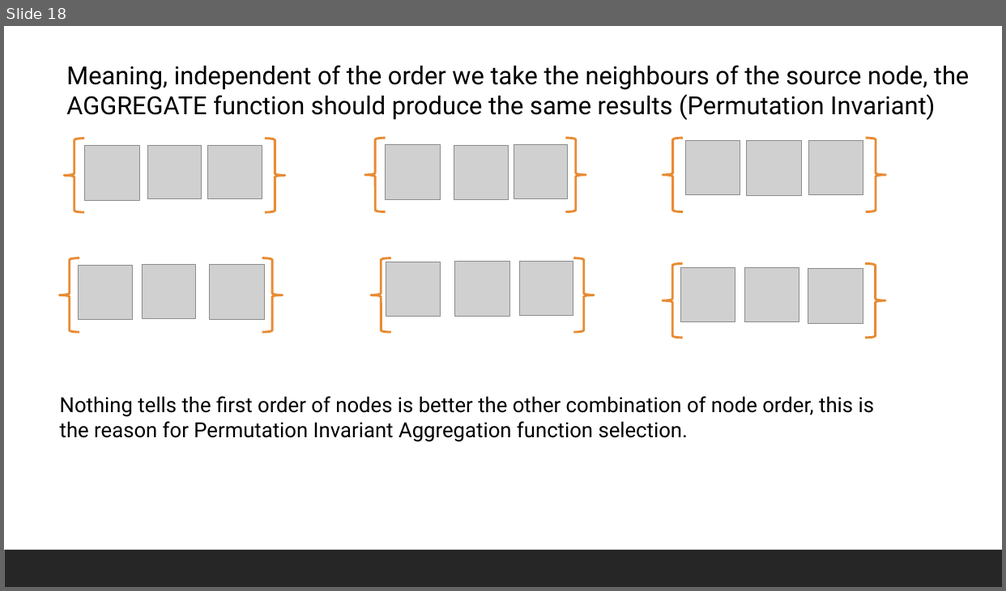
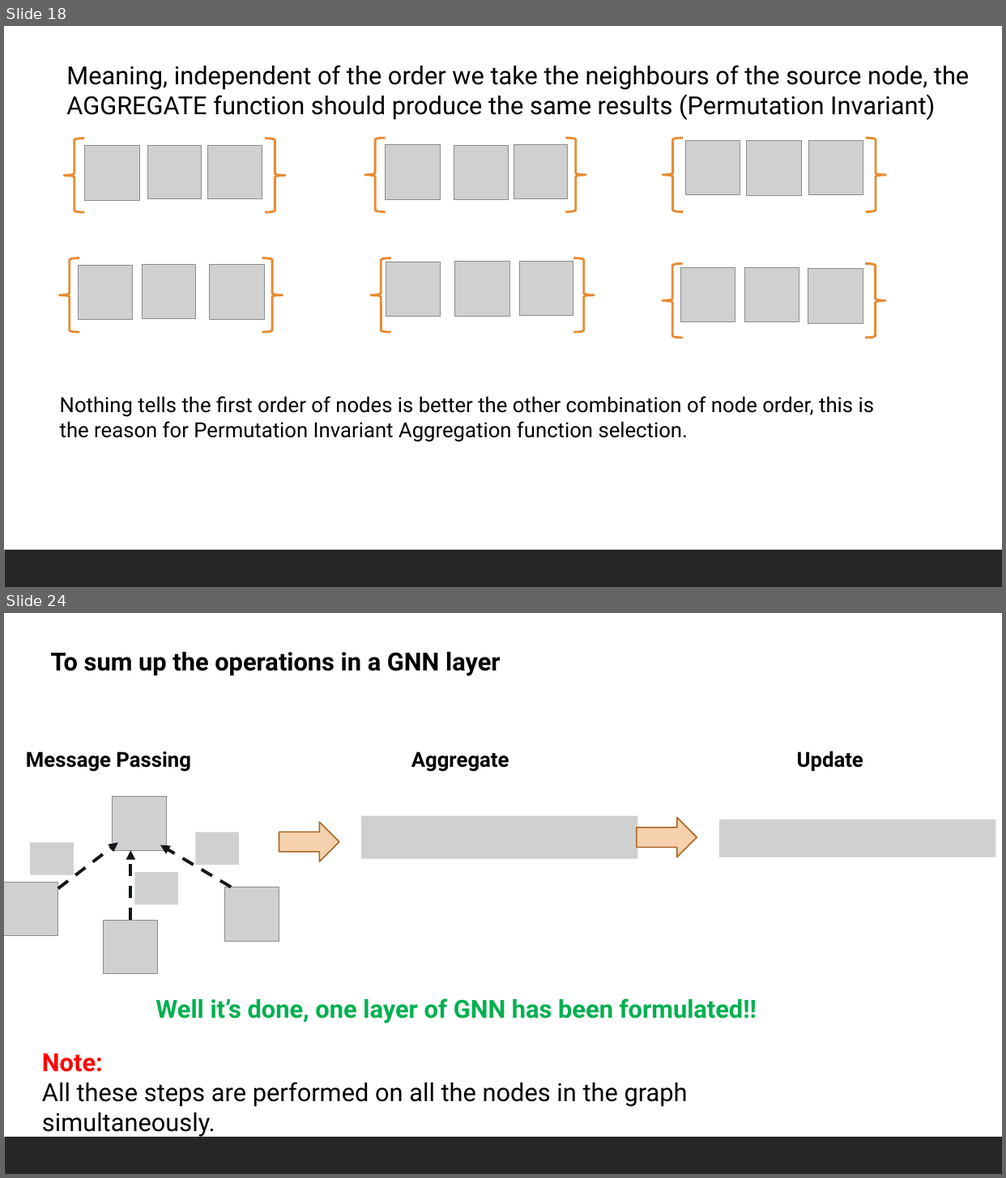
Before and after one commit to vmenan/gnn_workshop, a slide deck: Slides/Graph Neural Networks Theory and Application.pptx. Shown one above the other, each under a label of ours: slide 18 before the commit, slides 18 and 24 after it; the slides between them are not shown. The pictures are 1006x591 and 1006x1178 pixels, drawn with LibreOffice and Linux fonts; fonts in the diff are those of the drawing; grey boxes stand for pictures. Boxes give left, top, right and bottom in pixels: in the first picture for what was removed or moved away, otherwise in the second. Text is boxed around its words. In the diff, an @@ line names an element or a change of style, - is before the commit and + after.

Commit message:
Update 2.0

```diff
--- a/Slides/Graph Neural Networks Theory and Application.pptx
+++ b/Slides/Graph Neural Networks Theory and Application.pptx
@@ slide 24 added at [4,613,1002,1174], background #FFFFFF; not listed: 1 template element that a slide beside it also shows @@
@@ text added at [51,652,501,676], 24 pt, text #000000, bold @@
+To sum up the operations in a GNN layer
@@ text added at [26,752,191,772], 20 pt, text #000000, bold @@
+Message Passing
@@ text added at [411,752,509,772], 20 pt, text #000000, bold @@
+Aggregate
@@ text added at [797,751,863,772], 20 pt, text #000000, bold @@
+Update
@@ picture added at [113,796,167,850] @@
@@ right arrow added at [279,822,339,862], fill #F6D1AD, outline #AC6726 1.25 pt @@
@@ picture added at [361,815,638,858] @@
@@ right arrow added at [637,817,697,857], fill #F6D1AD, outline #AC6726 1.25 pt @@
@@ picture added at [720,820,997,857] @@
@@ picture added at [30,843,74,875] @@
@@ arrow added from (58, 888) to (118, 843), #14171A 3 pt dashed @@
@@ arrow added from (130, 920) to (130, 850), #14171A 3 pt dashed @@
@@ arrow added from (231, 887) to (160, 845), #14171A 3 pt dashed @@
@@ picture added at [196,833,239,865] @@
@@ picture added at [135,872,178,905] @@
@@ picture added at [4,883,58,936] @@
@@ picture added at [225,887,279,941] @@
@@ picture added at [104,920,157,973] @@
@@ text added at [155,999,756,1024], 24 pt, text #00B050, bold @@
+Well it’s done, one layer of GNN has been formulated!!
@@ text added at [42,1054,688,1107], 24 pt, text #000000 @@
+Note:
+All these steps are performed on all the nodes in the graph simultaneously.
```
Also in this commit, not shown: 1 slide changed, 4 other slides added.
